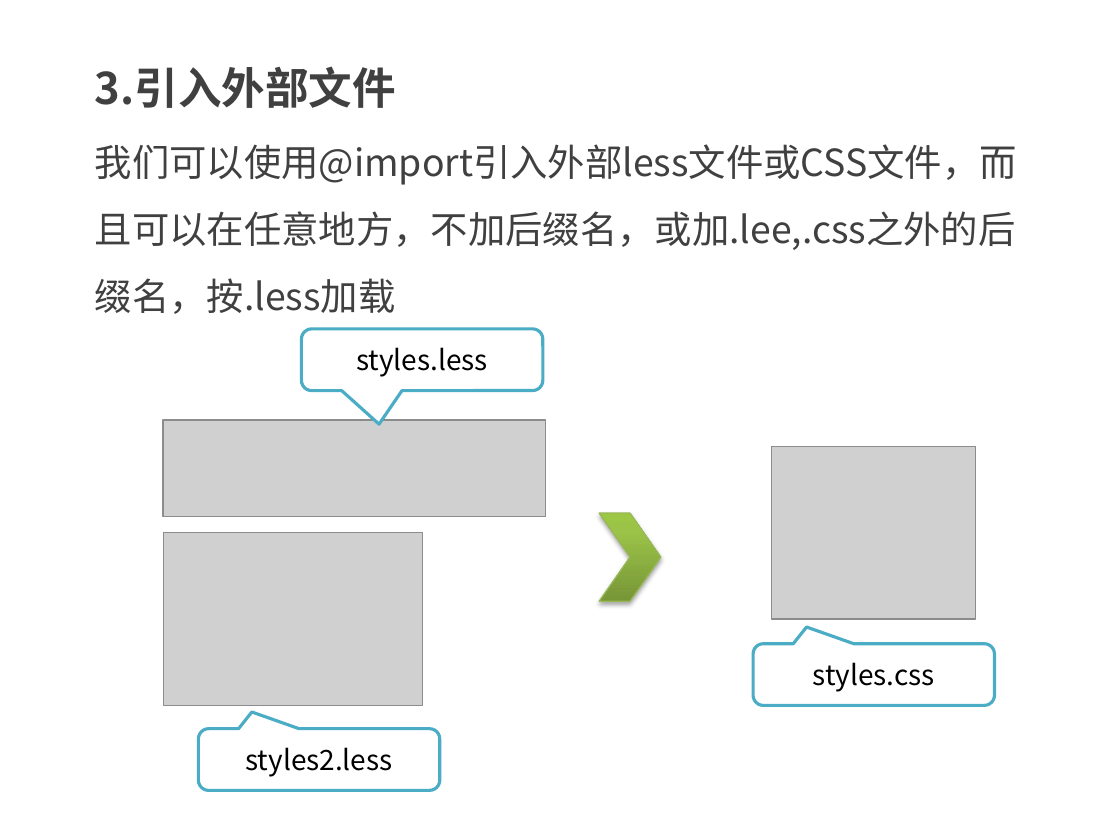
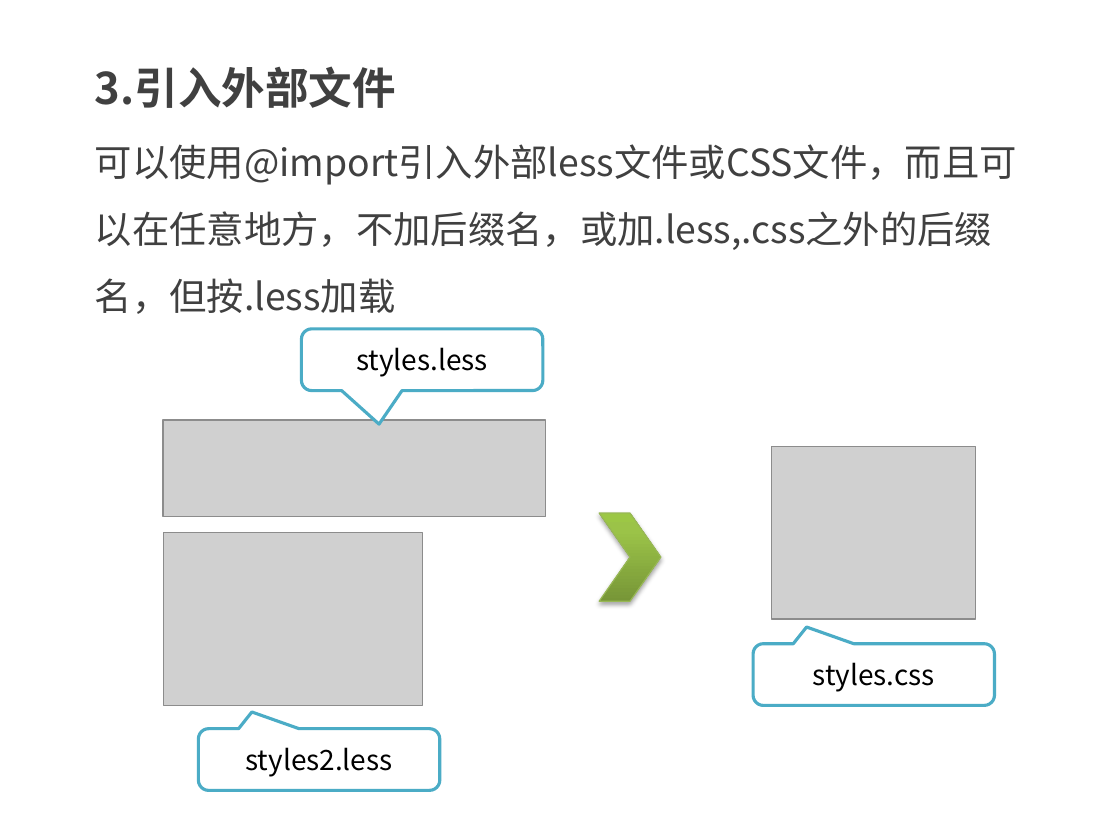
Before and after one commit to kong66/less-class, a slide deck: slide 11 of less-9-分离属性和引入.pptx. Drawn at 1120x840 pixels with LibreOffice and Linux fonts; fonts in the diff are those of the drawing; grey boxes stand for pictures. Boxes give left, top, right and bottom in pixels: in the first picture for what was removed or moved away, otherwise in the second. Text is boxed around its words. In the diff, an @@ line names an element or a change of style, - is before the commit and + after.

Commit message:
less

```diff
--- a/less-9-分离属性和引入.pptx
+++ b/less-9-分离属性和引入.pptx
@@ text at box(95, 144, 1017, 314): text changed @@
-我们可以使用@import引入外部less文件或CSS文件，而且可以在任意地方，不加后缀名，或加.lee,.css之外的后缀名，按.less加载
+可以使用@import引入外部less文件或CSS文件，而且可以在任意地方，不加后缀名，或加.less,.css之外的后缀名，但按.less加载
```
Also in this commit, not shown: 7 other slides changed, 8 other files.
